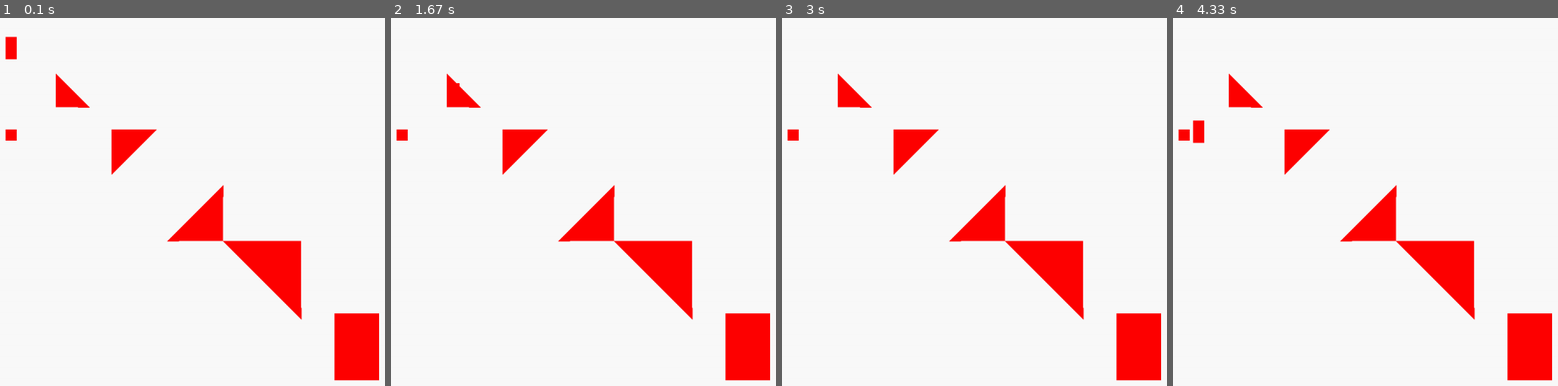
Above: before the commit, frames 1-4 (left to right).
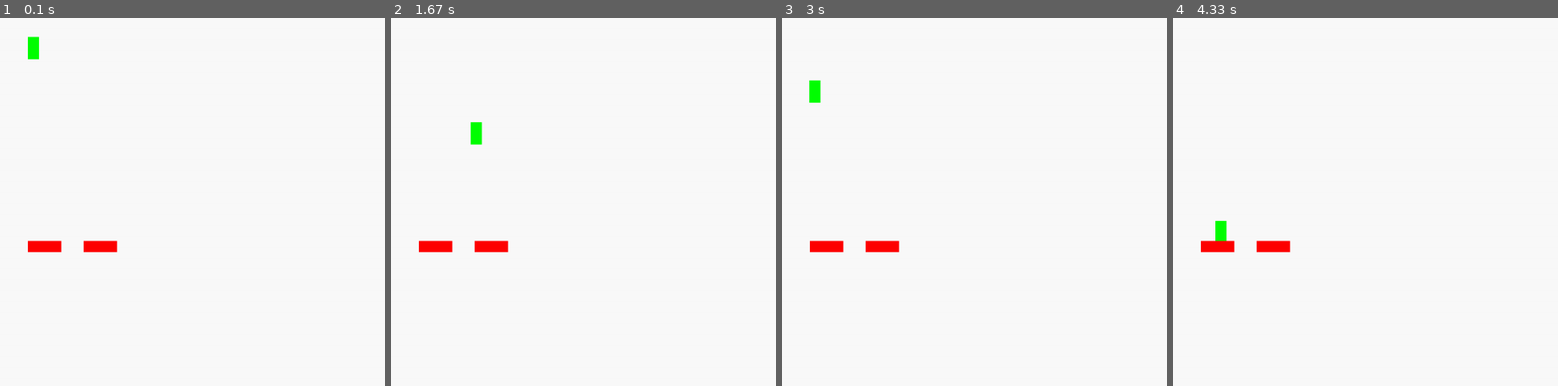
Above: after the commit, the same moments.

Repository: bouleaulama30/platformer_pygame
Game: pygame game, started from platformer_main.py
Same seed, same stepped clock (60 frames per second), same inputs: the game is played once before the commit and once after it.
Inputs:
- Up to frame 1 (0.1 s): no input
- Up to frame 2 (1.67 s): hold Right 0.33-0.8 s; hold Up 0.83-1.13 s; hold Right 1.17-1.63 s
- Up to frame 3 (3 s): hold Left 1.67-2.2 s; hold Left 2.23-2.63 s; hold Up from 2.67 s (still down)
- Up to frame 4 (4.33 s): release Up at 3.03 s; hold Right 3.07-3.7 s; hold Left 3.73-4.2 s; hold Right from 4.23 s (still down)

The runs differ from the first frame. In frame 1, 7.8% of the frame differs, in the area x 1-99%, y 5-99%; in frame 2, 7.6%; in frame 3, 7.6%; in frame 4, 7.8%.

Commit message:
début collision

Diff:
--- a/platformer_main.py
+++ b/platformer_main.py
@@ -32,7 +32,7 @@
 
 
 	def dessine(self) :
-		pygame.draw.rect(display, (255,0,0), ((self.posx, self.posy), (self.w, self.h)))
+		pygame.draw.rect(display, (0,255,0), ((self.posx, self.posy), (self.w, self.h)))
 
 class Block:
 
@@ -82,8 +82,12 @@
 last_time = pygame.time.get_ticks() # Pour le comptage du temps (get_ticks() renvoie le temps actuel en millisecondes)
 
 
-player= Player(10,10,300) #initialisation du joueur
-block_test= Block(10,200,'n',False,'SE') #initialisation block test
+player= Player(50,10,300) #initialisation du joueur
+jump_count=0 #initialisation compteur de frame pour faire condition sur le jump
+vel=800 #vitesse pour le jump arbitraire
+g=5 #pour rendre jump plus  réaliste
+ #nécessaire pour jump (pour l'instant)
+
 
 ### Creation des blocs
 
@@ -150,16 +154,25 @@
 		b.dessine()
 
 
-make_gros_bloc(600, 530, 6, 4, "n")
-make_gros_triangle(100, 100, 3, "n", "SO")
-make_gros_triangle(200, 200, 4, "n", "NO")
-make_gros_triangle(300, 300, 5, "n", "SE")
-make_gros_triangle(400, 400, 7, "n", "NE")
-
-jump_count=0 #initialisation compteur de frame pour faire condition sur le jump
-vel=800 #vitesse pour le jump arbitraire
-g=5 #pour rendre jump plus  réaliste
-contact=False #nécessaire pour jump (pour l'instant)
+
+make_gros_bloc(50, 400, 1, 3, "n")
+make_gros_bloc(150, 400, 1, 3, "n")
+
+def collision():
+	global contact
+	for b in t_blocks:
+		if ((player.posy + player.h > b.posy) and (player.posx <b.posx+ b.w)) :
+			player.dy=0
+			contact=True
+
+		else:
+			player.dy=300
+			contact= False
+
+
+
+
+
 
 # Boucle de rendu
 end = False
@@ -181,16 +194,8 @@
 	player.move_left(100)
 
 
-
     #condition de contact test
-	if player.posy +player.w  >= block_test.posy and player.posx<=block_test.posx+100:
-		player.dy=0
-		contact= True
-	else:
-		player.dy= 300
-		contact=False
-
-
+	collision()
 
 	if pressed_keys[K_UP] :
 		player.posy-=vel*dt
@@ -217,7 +222,7 @@
 
 
 	# Ici se fera le dessin de la scène
-	block_test.dessine()
+
 	player.dessine()
 
 	#test fonction fill
